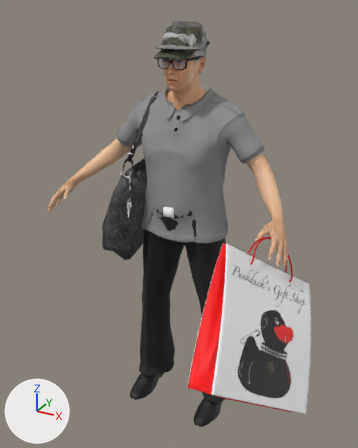
Before and after pictures for a commit that changed the glTF model public/characters/idoso.glb.
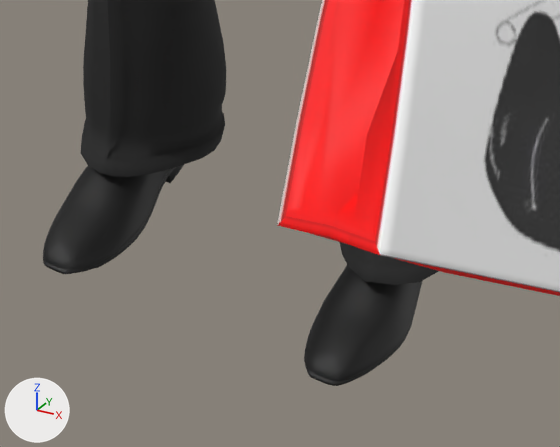
Each version is shown whole from a 50 mm camera at (0.954, -1.822, 1.803) aimed at (0.085, -0.241, 1.012), then close up on the part from 33% to 71% of the width and 74% to 99% of the height. The lights are fixed; the arrows at lower left show +X, +Y and +Z. The older version's two pictures come first. Vertices at exactly the same position are counted once.

Objects in the first close-up: 'ACC_mochila', 'PANTS', 'SHOES'.
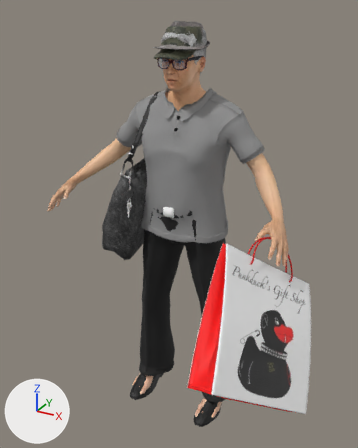
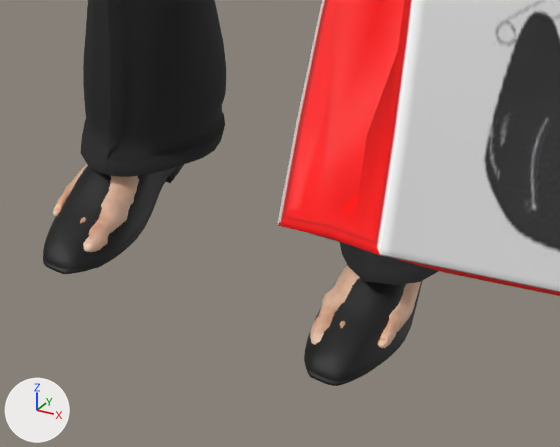
Boxes [x1, y1, x2, y2] around the edits, measured in the close-ups (560 x 447 px):
'BODY', reshaped (not visible before): after [53, 164, 421, 348]

What changed in the scene script:
```text
Change me_base_001:
    used by ob_body; location = (0.0, 0.0, 0.0)
    remove me_base_001.from_pydata(...)  # 11134 vertices, 22228 faces; spans x -0.54..0.54, y -0.35..0.11, z 0.16..1.73
    add me_base_001.from_pydata(...)  # 13380 vertices, 26756 faces; spans x -0.54..0.54, y -0.35..0.11, z 0.0..1.73
    me_base_001 part 1: 2246 vertices added at x -0.24..0.24, y -0.21..0.06, z 0.0..0.13
    other edits to the shape of me_base_001 do not show in these pictures
```
